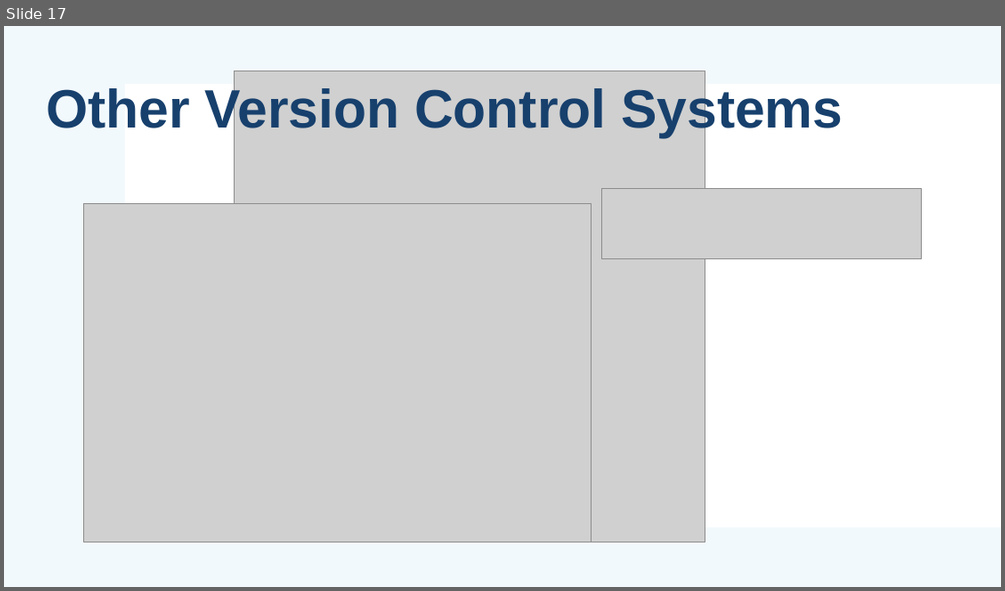
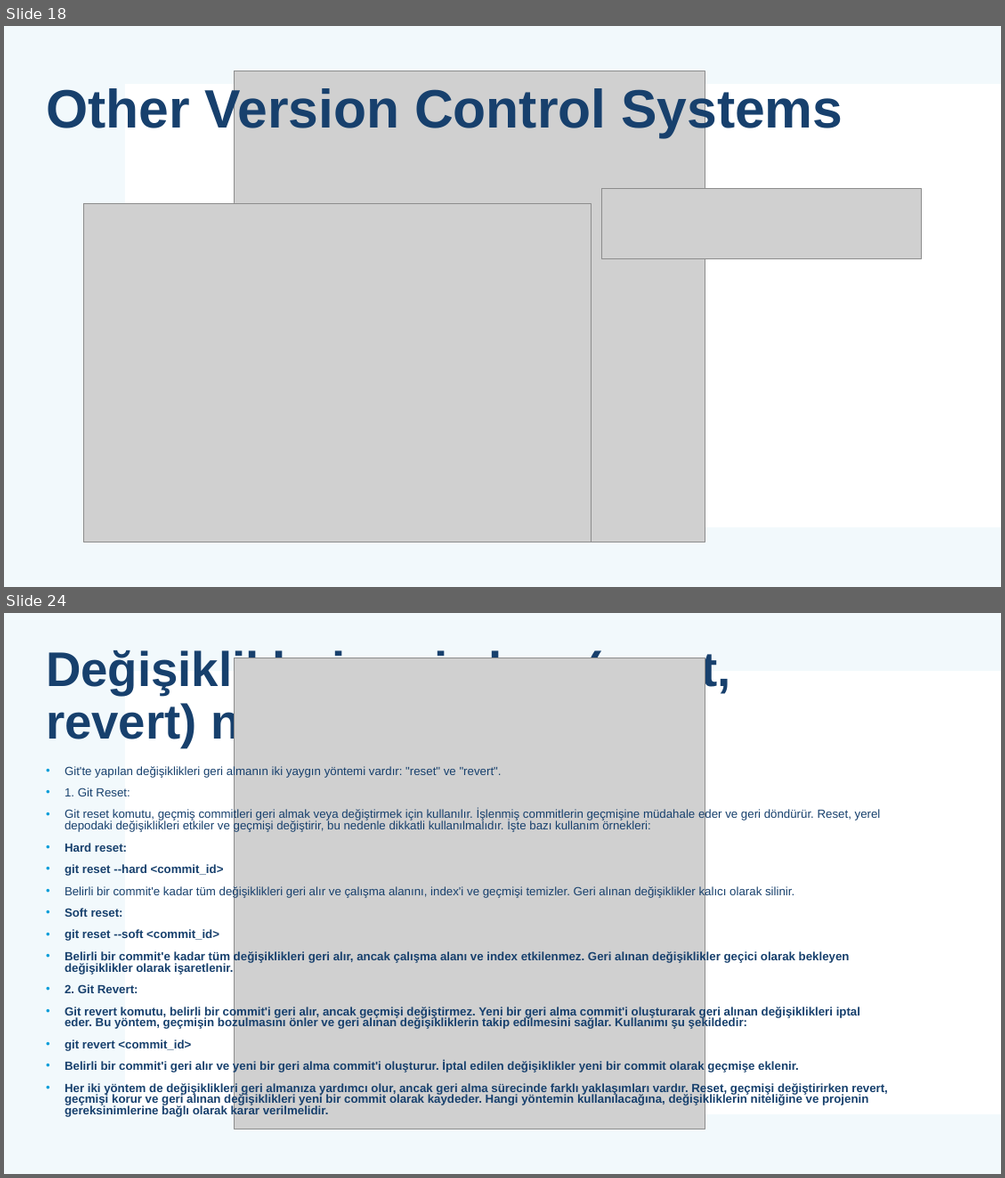
Before and after one commit to mehmetsungur/GitGithub, a slide deck: GitGithub.pptx. Shown one above the other, each under a label of ours: slide 17 before the commit, slides 18 and 24 after it; the slides between them are not shown. The pictures are 1005x591 and 1005x1178 pixels, drawn with LibreOffice and Linux fonts; fonts in the diff are those of the drawing; grey boxes stand for pictures. Boxes give left, top, right and bottom in pixels: in the first picture for what was removed or moved away, otherwise in the second. Text is boxed around its words. In the diff, an @@ line names an element or a change of style, - is before the commit and + after.

```diff
--- a/GitGithub.pptx
+++ b/GitGithub.pptx
@@ slide 24 added at bbox=[4, 613, 1001, 1174], background #FFFFFF; not listed: 2 template elements that a slide beside it also shows @@
@@ title added at bbox=[46, 648, 731, 747], 46.8 pt, text #17406D, bold @@
+Değişiklikleri geri alma (reset, revert) nasıl yapılır
@@ picture added at bbox=[235, 657, 704, 1128] @@
@@ text added at bbox=[65, 765, 888, 1118], 11.4 pt, text #17406D, bold @@
+• Git'te yapılan değişiklikleri geri almanın iki yaygın yöntemi vardır: "reset" ve "revert".
+• 1. Git Reset:
+• Git reset komutu, geçmiş commitleri geri almak veya değiştirmek için kullanılır. İşlenmiş commitlerin geçmişine müdahale eder ve geri döndürür. Reset, yerel depodaki değişiklikleri etkiler ve geçmişi değiştirir, bu nedenle dikkatli kullanılmalıdır. İşte bazı kullanım örnekleri:
+• Hard reset:
+• git reset --hard <commit_id>
+• Belirli bir commit'e kadar tüm değişiklikleri geri alır ve çalışma alanını, index'i ve geçmişi temizler. Geri alınan değişiklikler kalıcı olarak silinir.
+• Soft reset:
+• git reset --soft <commit_id>
+• Belirli bir commit'e kadar tüm değişiklikleri geri alır, ancak çalışma alanı ve index etkilenmez. Geri alınan değişiklikler geçici olarak bekleyen değişiklikler olarak işaretlenir.
+• 2. Git Revert:
+• Git revert komutu, belirli bir commit'i geri alır, ancak geçmişi değiştirmez. Yeni bir geri alma commit'i oluşturarak geri alınan değişiklikleri iptal eder. Bu yöntem, geçmişin bozulmasını önler ve geri alınan değişikliklerin takip edilmesini sağlar. Kullanımı şu şekildedir:
+• git revert <commit_id>
+• Belirli bir commit'i geri alır ve yeni bir geri alma commit'i oluşturur. İptal edilen değişiklikler yeni bir commit olarak geçmişe eklenir.
+• Her iki yöntem de değişiklikleri geri almanıza yardımcı olur, ancak geri alma sürecinde farklı yaklaşımları vardır. Reset, geçmişi değiştirirken revert, geçmişi korur ve geri alınan değişiklikleri yeni bir commit olarak kaydeder. Hangi yöntemin kullanılacağına, değişikliklerin niteliğine ve projenin gereksinimlerine bağlı olarak karar verilmelidir.
@@ what was slide 17 is now slide 18 @@
```
Also in this commit, not shown: 1 slide changed, 12 other slides added, 1 other file.
